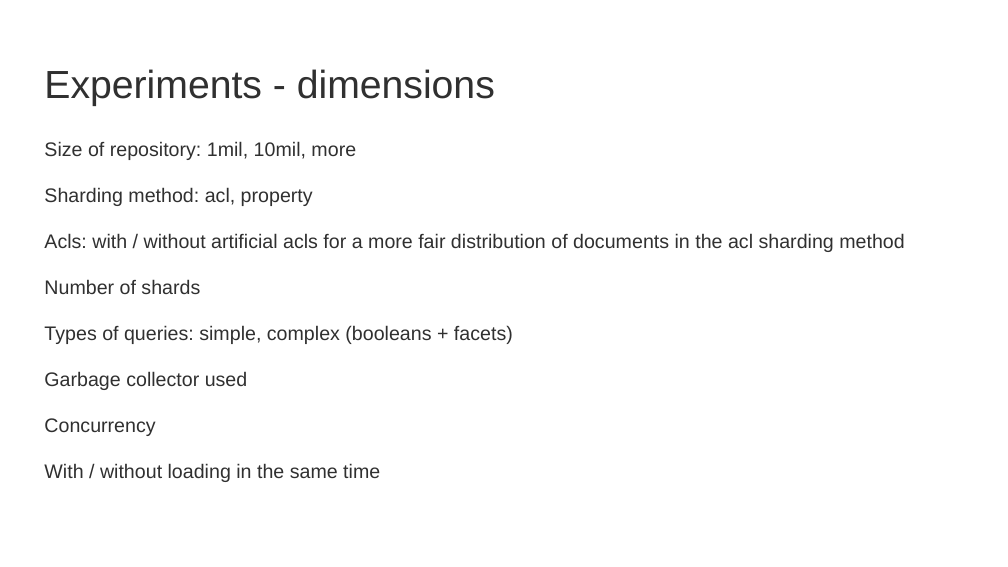
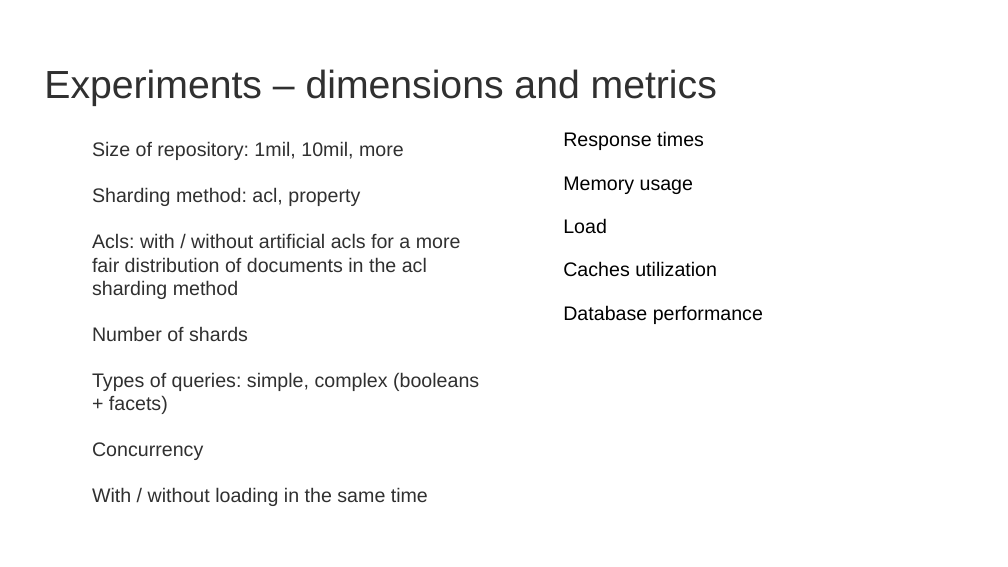
Before and after one commit to OrderOfTheBee/beecon, a slide deck: slide 11 of 2017/assets/files/L21/BeeCon2017.odp. Drawn at 1008x567 pixels with LibreOffice and Linux fonts; fonts in the diff are those of the drawing; background and template pictures are left out. Boxes give left, top, right and bottom in pixels: in the first picture for what was removed or moved away, otherwise in the second. Text is boxed around its words. In the diff, an @@ line names an element or a change of style, - is before the commit and + after.

```diff
--- a/2017/assets/files/L21/BeeCon2017.odp
+++ b/2017/assets/files/L21/BeeCon2017.odp
@@ title at [44,69,717,106]: text changed @@
-Experiments - dimensions
+Experiments – dimensions and metrics
@@ text "Size of repository: 1mil, 10mil, ..." at [92,141,479,506]: bullet none to ● @@
@@ text added at [563,131,763,324], 14 pt, text #000000 @@
+● Response times
+● Memory usage
+● Load
+● Caches utilization
+● Database performance
@@ text at [44,371,248,390]: paragraph removed @@
-Garbage collector used
```
Also in this commit, not shown: 4 other slides changed, 26 other files.
